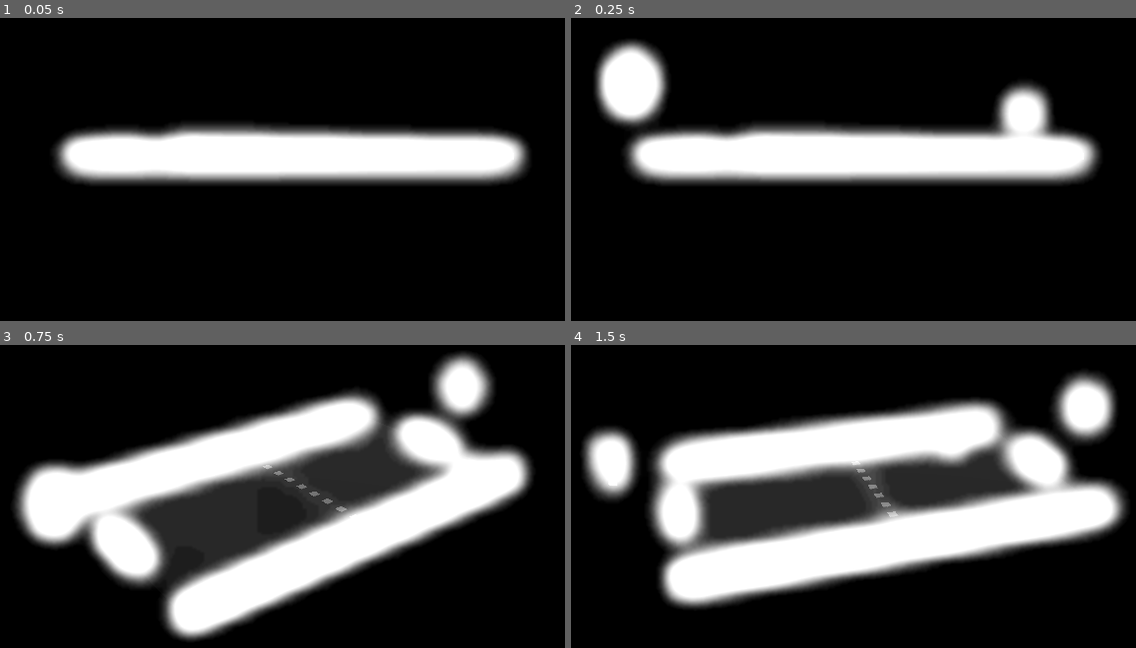
Above: before the commit, frames 1-4 (two rows, left to right).
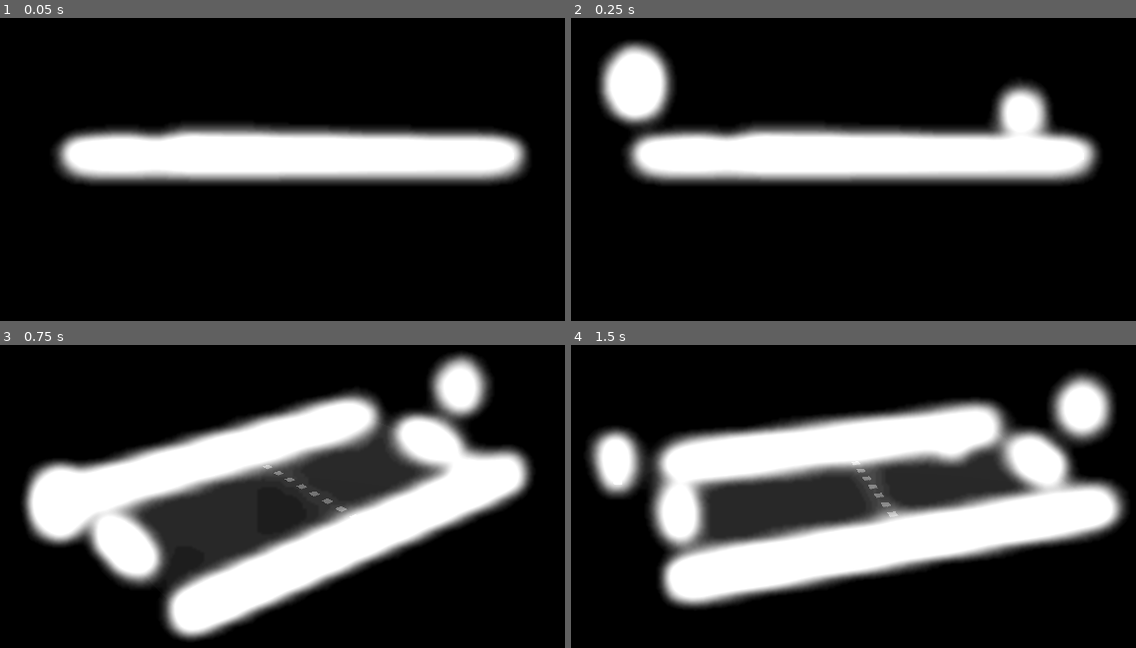
Above: after the commit, the same moments.

Repository: andersonmadeira/3d-pong-gd
Game: Godot game, scene res://scenes/game.tscn
Same seed, same stepped clock (60 frames per second), same inputs: the game is played once before the commit and once after it.
Inputs (mouse positions are in pixels of both pictures, inside the frame that each line leads up to):
- Up to frame 1 (0.05 s): no input
- Up to frame 2 (0.25 s): no input
- Up to frame 3 (0.75 s): tap Enter at 0.5 s; move the mouse to (474, 466) at 0.52 s; tap Down (camera_rotate_down) at 0.6 s; click (474, 466) at 0.67 s
- Up to frame 4 (1.5 s): move the mouse to (717, 508) at 1.27 s; tap Left (camera_rotate_left) at 1.35 s; click (717, 508) at 1.42 s

Frame 1 is identical in both runs. In frame 2, 2.0% of the frame differs, in the area x 4-85%, y 8-37%; in frame 3, 1.9%; in frame 4, 2.4%, in the area x 1-97%, y 11-51%.

Commit message:
Fix Sprite3D losing path of the viewport

Diff:
--- a/scenes/game.tscn
+++ b/scenes/game.tscn
@@ -91,7 +91,7 @@
 transform = Transform3D(1, 0, 0, 0, 1, 0, 0, 0, 1, 0, 0.5, -25.5)
 
 [node name="ScoreUI" parent="Level/Paddle1" index="3"]
-transform = Transform3D(1, 0, 0, 0, 1, 0, 0, 0, 1, 0, 7.5, 29.5)
+transform = Transform3D(1, 0, 0, 0, 1, 0, 0, 0, 1, 0, 7.5, 29)
 
 [node name="Paddle2" parent="Level" instance=ExtResource("1_4guxq")]
 transform = Transform3D(-1, 0, -8.74228e-08, 0, 1, 0, 8.74228e-08, 0, -1, 0, 0.5, -23.5)
@@ -102,7 +102,7 @@
 transform = Transform3D(1, 0, 0, 0, 1, 0, 0, 0, 1, 0, 0.5, 25.5)
 
 [node name="ScoreUI" parent="Level/Paddle2" index="3"]
-transform = Transform3D(1, 0, 0, 0, 1, 0, 0, 0, 1, 0, 7.5, -30)
+transform = Transform3D(1, 0, 0, 0, 1, 0, 0, 0, 1, 0, 7.5, -29.5)
 
 [node name="Wall1" type="CSGBox3D" parent="Level"]
 transform = Transform3D(1, 0, 0, 0, 1, 0, 0, 0, 1, -14, 0.5, 0)
--- a/scenes/paddle.tscn
+++ b/scenes/paddle.tscn
@@ -1,19 +1,15 @@
-[gd_scene load_steps=8 format=3 uid="uid://ddxfgti0l485o"]
+[gd_scene load_steps=7 format=3 uid="uid://ddxfgti0l485o"]
 
 [ext_resource type="Material" uid="uid://dqyrnk2rssj8" path="res://materials/white_material.tres" id="1_mo886"]
 [ext_resource type="Script" path="res://scripts/paddle.gd" id="1_pj2fk"]
 [ext_resource type="PackedScene" uid="uid://blo0h8pymkyiw" path="res://scenes/score_area.tscn" id="3_8tr76"]
+[ext_resource type="PackedScene" uid="uid://oh8kgo8pkwpt" path="res://scenes/score_ui.tscn" id="4_0qxk3"]
 
 [sub_resource type="BoxShape3D" id="BoxShape3D_7m0m4"]
 size = Vector3(8, 1, 1)
 
 [sub_resource type="BoxMesh" id="BoxMesh_b46pc"]
 size = Vector3(8, 1, 1)
-
-[sub_resource type="ViewportTexture" id="ViewportTexture_vns2k"]
-viewport_path = NodePath("ScoreUI/SubViewport")
-
-[sub_resource type="World3D" id="World3D_hpj52"]
 
 [node name="Paddle" type="CharacterBody3D"]
 transform = Transform3D(1, 0, 0, 0, 1, 0, 0, 0, 1, 0, 0.5, 0)
@@ -30,38 +26,6 @@
 transform = Transform3D(1, 0, 0, 0, 1, 0, 0, 0, 1, 0, 0.5, 2)
 top_level = true
 
-[node name="ScoreUI" type="Sprite3D" parent="."]
-transform = Transform3D(1, 0, 0, 0, 1, 0, 0, 0, 1, 0, 7.5, 0)
-top_level = true
-billboard = 1
-texture = SubResource("ViewportTexture_vns2k")
-
-[node name="SubViewport" type="SubViewport" parent="ScoreUI"]
-world_3d = SubResource("World3D_hpj52")
-transparent_bg = true
-size = Vector2i(700, 500)
-
-[node name="Control" type="Control" parent="ScoreUI/SubViewport"]
-layout_mode = 3
-anchors_preset = 15
-anchor_right = 1.0
-anchor_bottom = 1.0
-grow_horizontal = 2
-grow_vertical = 2
-
-[node name="Label" type="Label" parent="ScoreUI/SubViewport/Control"]
-layout_mode = 1
-anchors_preset = 15
-anchor_right = 1.0
-anchor_bottom = 1.0
-grow_horizontal = 2
-grow_vertical = 2
-theme_override_colors/font_outline_color = Color(0.226707, 0.226707, 0.226707, 1)
-theme_override_constants/outline_size = 50
-theme_override_constants/shadow_outline_size = 50
-theme_override_font_sizes/font_size = 600
-text = "0"
-horizontal_alignment = 1
-vertical_alignment = 1
+[node name="ScoreUI" parent="." instance=ExtResource("4_0qxk3")]
 
 [connection signal="body_entered" from="ScoreArea" to="." method="_on_score_area_body_entered"]
--- /dev/null
+++ b/scenes/score_ui.tscn
@@ -0,0 +1,44 @@
+[gd_scene load_steps=4 format=3 uid="uid://oh8kgo8pkwpt"]
+
+[ext_resource type="Script" path="res://scripts/score_ui.gd" id="1_pt6g4"]
+
+[sub_resource type="World3D" id="World3D_hpj52"]
+
+[sub_resource type="ViewportTexture" id="ViewportTexture_65lek"]
+viewport_path = NodePath("SubViewport")
+
+[node name="ScoreUI" type="Node3D"]
+top_level = true
+script = ExtResource("1_pt6g4")
+
+[node name="SubViewport" type="SubViewport" parent="."]
+world_3d = SubResource("World3D_hpj52")
+transparent_bg = true
+size = Vector2i(700, 500)
+
+[node name="Control" type="Control" parent="SubViewport"]
+layout_mode = 3
+anchors_preset = 15
+anchor_right = 1.0
+anchor_bottom = 1.0
+grow_horizontal = 2
+grow_vertical = 2
+
+[node name="Label" type="Label" parent="SubViewport/Control"]
+layout_mode = 1
+anchors_preset = 15
+anchor_right = 1.0
+anchor_bottom = 1.0
+grow_horizontal = 2
+grow_vertical = 2
+theme_override_colors/font_outline_color = Color(0.226707, 0.226707, 0.226707, 1)
+theme_override_constants/outline_size = 50
+theme_override_constants/shadow_outline_size = 50
+theme_override_font_sizes/font_size = 600
+text = "0"
+horizontal_alignment = 1
+vertical_alignment = 1
+
+[node name="ScoreUI" type="Sprite3D" parent="."]
+billboard = 1
+texture = SubResource("ViewportTexture_65lek")
--- a/scripts/paddle.gd
+++ b/scripts/paddle.gd
@@ -1,7 +1,7 @@
 extends CharacterBody3D
 class_name Paddle
 
-@onready var score_label: Label = $ScoreUI/SubViewport/Control/Label
+@onready var score_ui: ScoreUI = $ScoreUI
 
 @export var move_up_action: String = ''
 @export var move_down_action: String = ''
@@ -30,5 +30,5 @@
 
 func _on_score_area_body_entered(body: Node3D) -> void:
 	if body is Ball:
-		score_label.text = str(int(score_label.text) + 1)
+		score_ui.score = score_ui.score + 1
 		body.destroy()
--- /dev/null
+++ b/scripts/score_ui.gd
@@ -0,0 +1,10 @@
+extends Node3D
+class_name ScoreUI
+
+@onready var label: Label = $SubViewport/Control/Label
+
+var score: int:
+	get:
+		return int(label.text)
+	set(value):
+		label.text = str(value)
Not shown, added: export_presets.cfg
Not shown, changed: .gitignore
